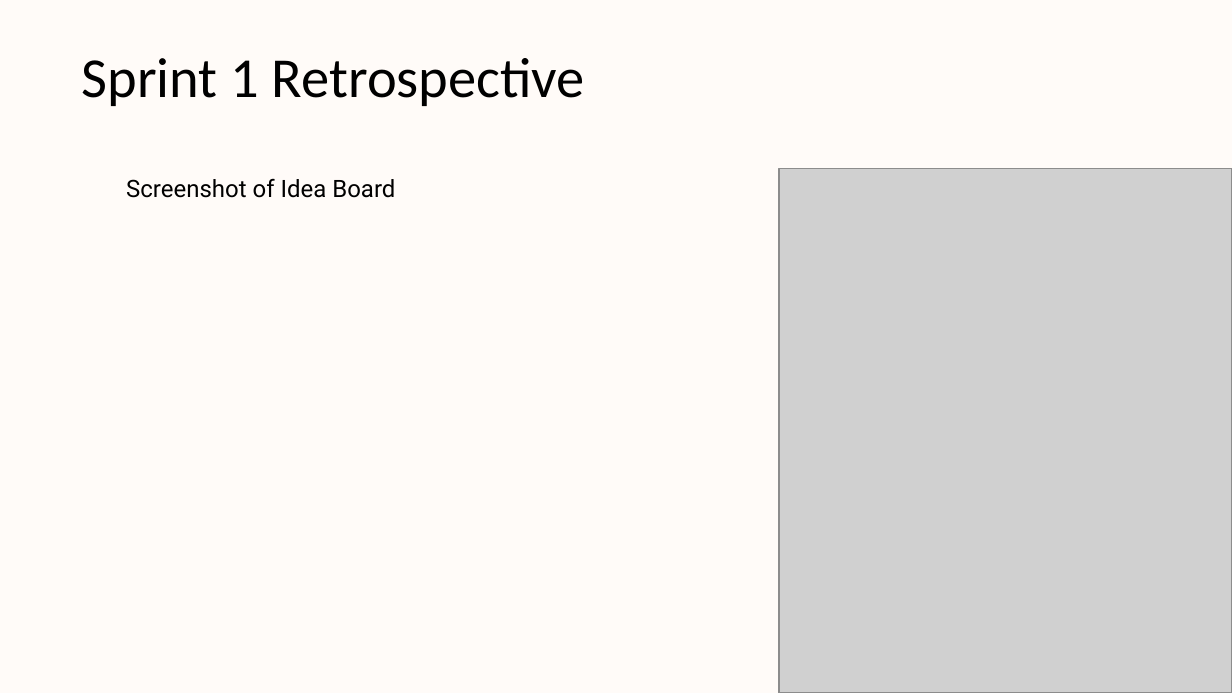
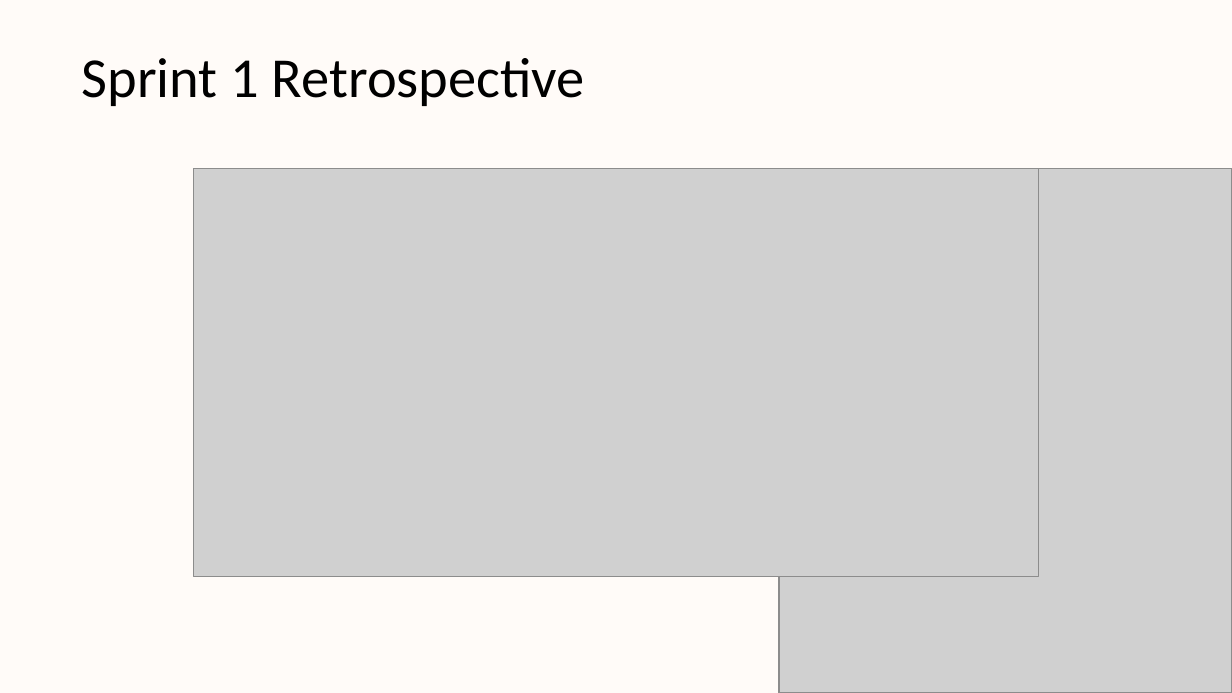
Before and after one commit to htmw/STARLABS, a slide deck: slide 50 of Documents/Powerpoint_Presentations/KneeVision - Sprint 1 Presentation.pptx. Drawn at 1232x693 pixels with LibreOffice and Linux fonts; fonts in the diff are those of the drawing; grey boxes stand for pictures; background and template pictures are left out. Boxes give left, top, right and bottom in pixels: in the first picture for what was removed or moved away, otherwise in the second. Text is boxed around its words. In the diff, an @@ line names an element or a change of style, - is before the commit and + after.

Commit message:
sprint1 presentation files

```diff
--- a/Documents/Powerpoint_Presentations/KneeVision - Sprint 1 Presentation.pptx
+++ b/Documents/Powerpoint_Presentations/KneeVision - Sprint 1 Presentation.pptx
@@ text removed at [126,178,395,198] @@
-Screenshot of Idea Board
@@ picture added at [193,169,1039,578] @@
```
Also in this commit, not shown: 1 other slide changed, 1 slide added, 1 slide removed, 1 other file.
